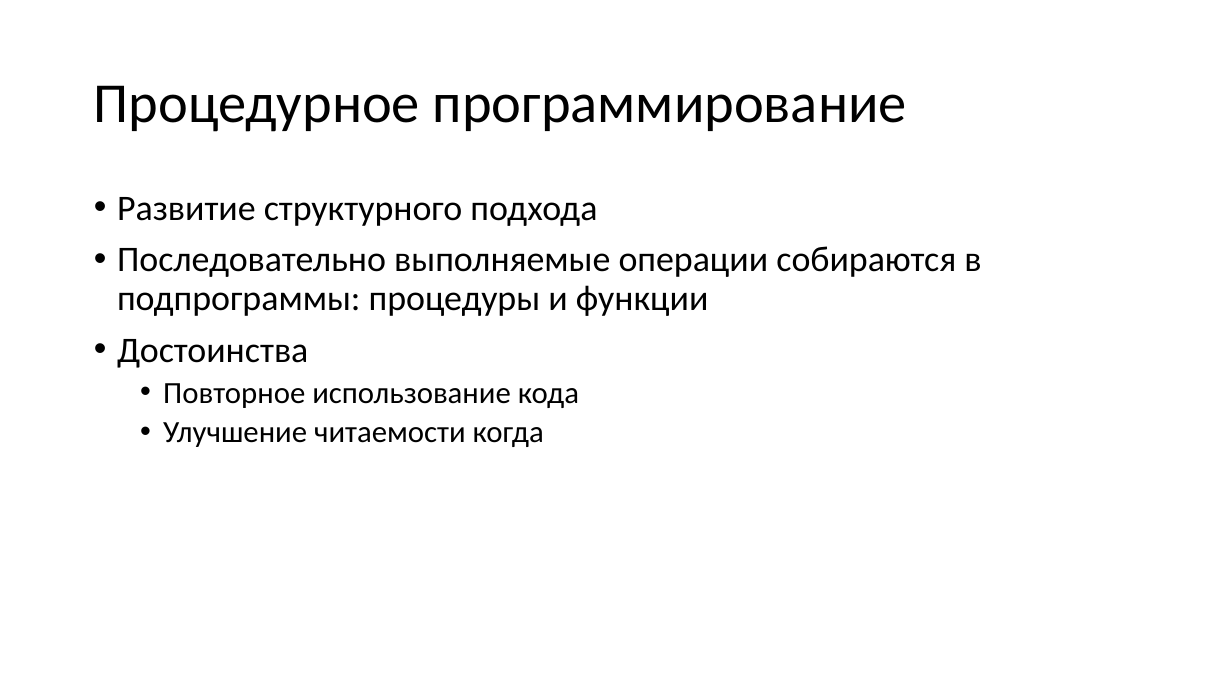
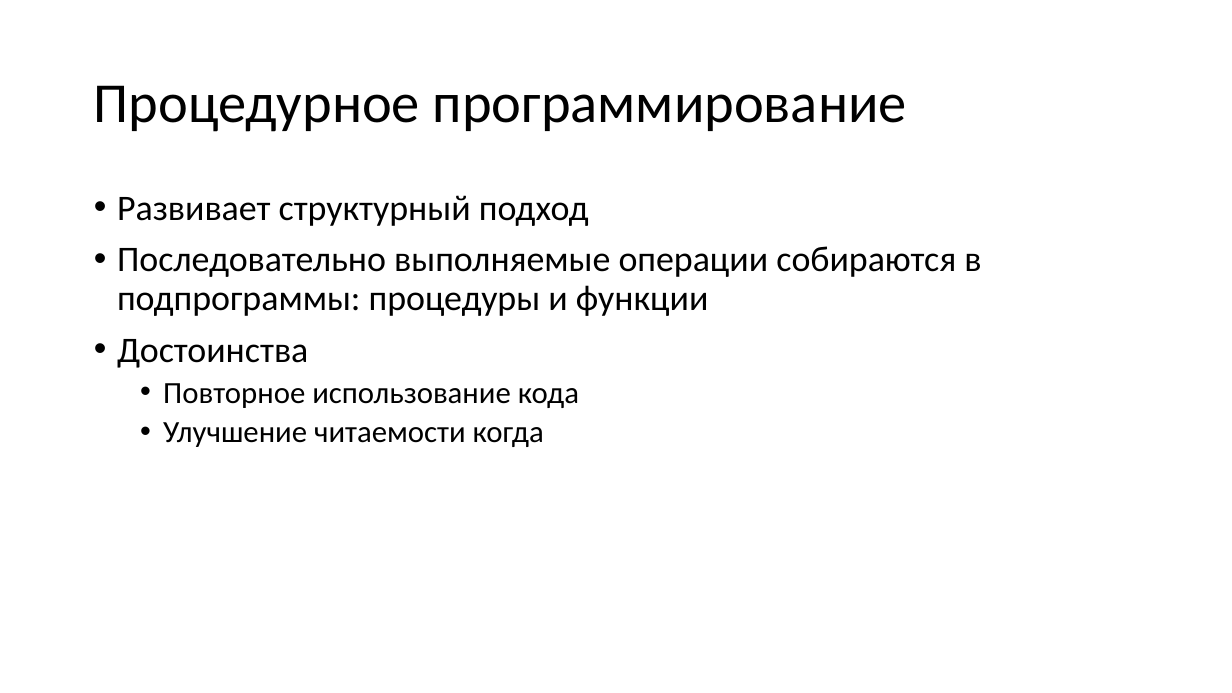
Before and after one commit to alexey-malov/oop, a slide deck: slide 4 of lectures/02/Основы ООП.pptx (slide 8 before the commit). Drawn at 1232x693 pixels with LibreOffice and Linux fonts; fonts in the diff are those of the drawing. Boxes give left, top, right and bottom in pixels: in the first picture for what was removed or moved away, otherwise in the second. Text is boxed around its words. In the diff, an @@ line names an element or a change of style, - is before the commit and + after.

```diff
--- a/lectures/02/Основы ООП.pptx
+++ b/lectures/02/Основы ООП.pptx
@@ text at (117,195,589,226): text changed @@
-• Развитие структурного подхода
+• Развивает структурный подход
```
Also in this commit, not shown: 13 other slides changed, 8 slides added, 5 slides removed, 10 other files.
